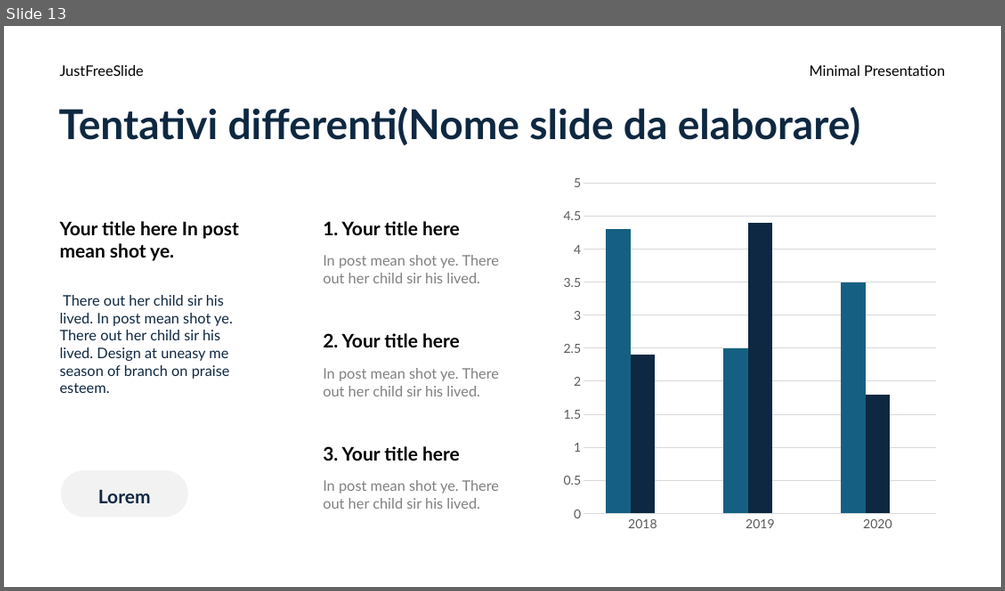
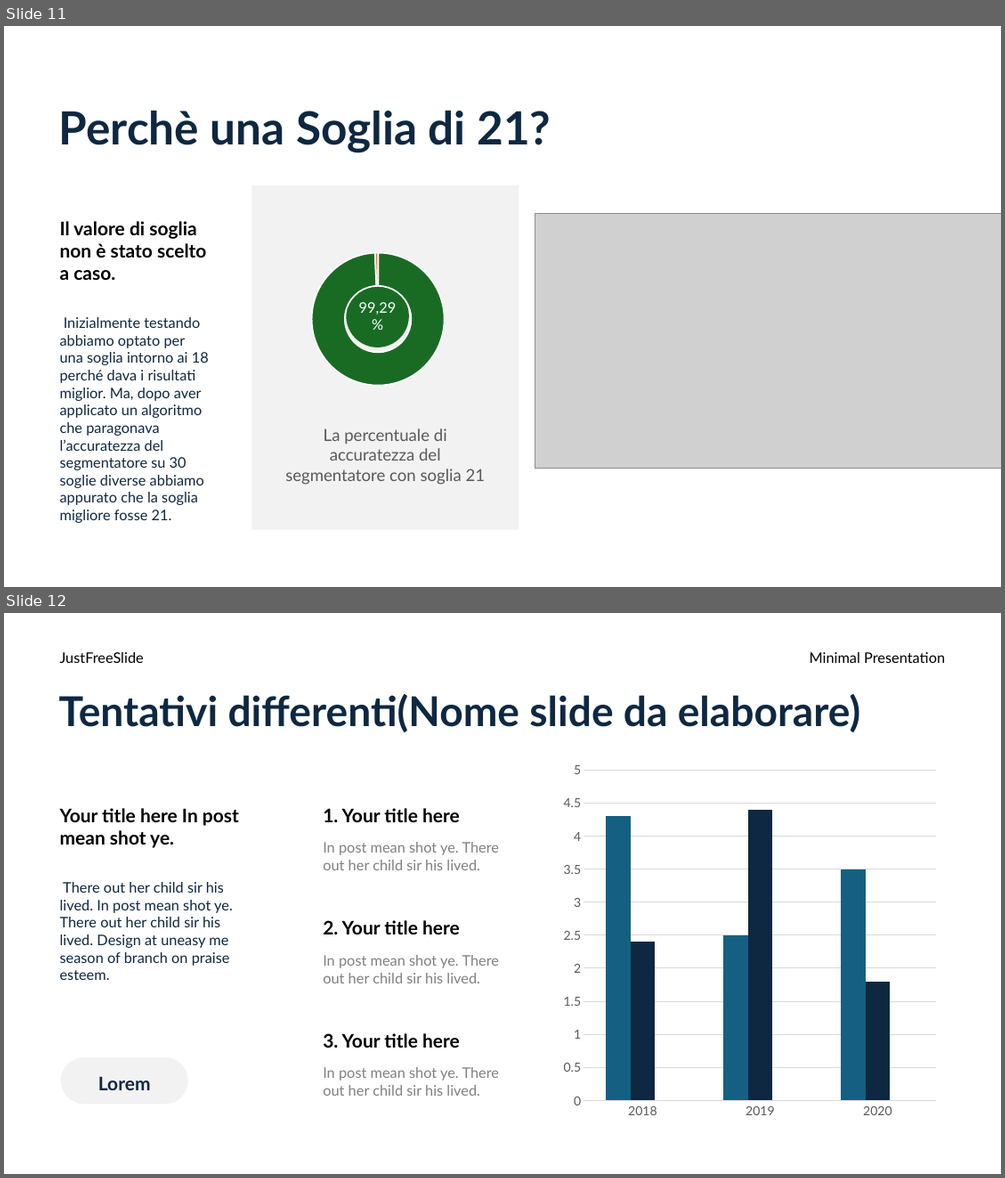
Before and after one commit to aleeteo/leaf_ID, a slide deck: presentazione/ProjectLeafWIP.pptx. Shown one above the other, each under a label of ours: slide 13 before the commit, slides 11 and 12 after it. The pictures are 1005x591 and 1005x1178 pixels, drawn with LibreOffice and Linux fonts; fonts in the diff are those of the drawing; grey boxes stand for pictures. Boxes give left, top, right and bottom in pixels: in the first picture for what was removed or moved away, otherwise in the second. Text is boxed around its words. In the diff, an @@ line names an element or a change of style, - is before the commit and + after.

```diff
--- a/presentazione/ProjectLeafWIP.pptx
+++ b/presentazione/ProjectLeafWIP.pptx
@@ slide 11 added at bbox=[4, 26, 1001, 587], background #FFFFFF @@
@@ title added at bbox=[59, 111, 550, 152], 44 pt, text #0E2841, bold @@
+Perchè una Soglia di 21?
@@ rectangle added at bbox=[251, 185, 518, 529], fill #F2F2F2 @@
@@ doughnut chart added at bbox=[291, 185, 479, 413] @@
+categories: 1, 2
+Series 1: 99, 1, -, -
@@ text added at bbox=[60, 221, 209, 523], 14 pt, text #0E2841 @@
+Il valore di soglia non è stato scelto a caso.
+Inizialmente testando abbiamo optato per una soglia intorno ai 18 perché dava i risultati miglior. Ma, dopo aver applicato un algoritmo che paragonava l’accuratezza del segmentatore su 30 soglie diverse abbiamo appurato che la soglia migliore fosse 21.
@@ picture added at bbox=[535, 213, 1001, 467] @@
@@ ellipse added at bbox=[347, 285, 409, 347], fill #196B24, 14 pt, text #FFFFFF @@
+99,29%
@@ text added at bbox=[285, 428, 485, 484], 16 pt, text #595959 @@
+La percentuale di accuratezza del segmentatore con soglia 21
@@ what was slide 13 is now slide 12 @@
```
Also in this commit, not shown: 6 slides changed, 3 other slides added, 4 slides removed.
